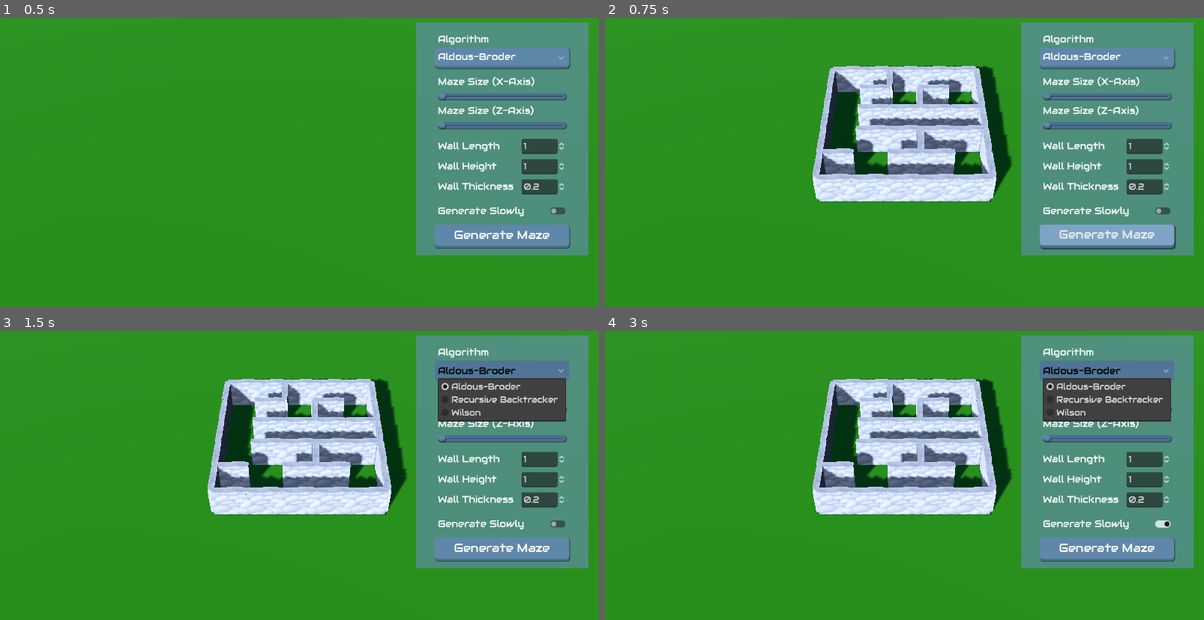
Above: before the commit, frames 1-4 (two rows, left to right).
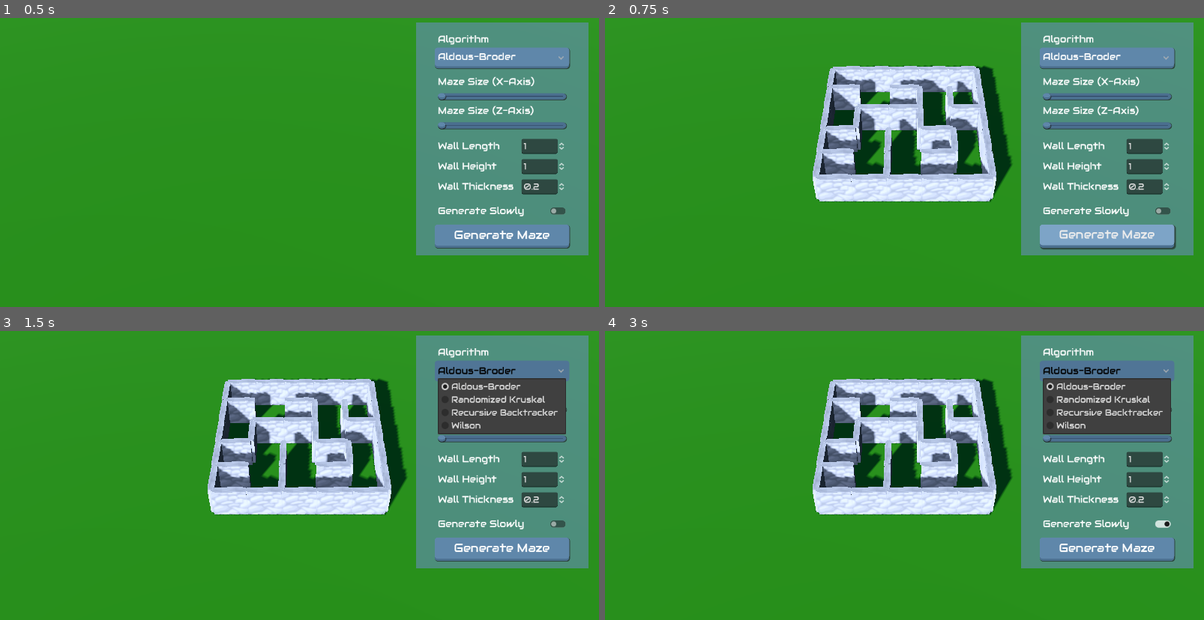
Above: after the commit, the same moments.

Repository: GuiBDBello/godot-maze-generator
Game: Godot game, scene res://scenes/playable/game.tscn
Two runs of this game, one before a commit and one after it. Both use one fixed random seed, a clock stepped at 60 frames per second and the inputs below.
Inputs (mouse positions are in pixels of both pictures, inside the frame that each line leads up to):
- Up to frame 1 (0.5 s): no input
- Up to frame 2 (0.75 s): click "Generate Maze" at 0.5 s
- Up to frame 3 (1.5 s): click "Aldous-Broder" at 1.25 s
- Up to frame 4 (3 s): click (1162, 524) at 2 s; click "Aldous-Broder" at 2.75 s

Frame 1 is identical in both runs. In frame 2, 4.9% of the frame differs, in the area x 36-64%, y 17-55%; in frame 3, 6.2%, in the area x 36-95%, y 17-55%; in frame 4, 6.2%.

Commit message:
Add Randomized Kruskal maze generation algorithm

Diff:
--- a/scenes/maze/maze_generator/aldous_broder/aldous_broder.gd
+++ b/scenes/maze/maze_generator/aldous_broder/aldous_broder.gd
@@ -2,11 +2,11 @@
 
 
 func generate_maze(maze: Maze, is_generated_slowly: bool) -> void:
-	super.center_maze_on_screen(maze.width, maze.height, maze.wall_length)
+	super.center_maze_on_screen(maze)
 
 	var maze_grid: Array[Array] = super.generate_grid(maze)
 
-	var current_cell: MazeCell = super.get_random_cell(maze_grid, maze.width, maze.height)
+	var current_cell: MazeCell = super.get_random_cell(maze_grid)
 	current_cell.visit()
 
 	var unvisited_cell_amount: int = (maze.width * maze.height) - 1
--- a/scenes/maze/maze_generator/maze_generator.gd
+++ b/scenes/maze/maze_generator/maze_generator.gd
@@ -1,18 +1,21 @@
 class_name MazeGenerator extends Node3D
-
 
 const MAZE_CELL: PackedScene = preload("res://scenes/maze/maze_cell.tscn")
 
 var rng: RandomNumberGenerator = RandomNumberGenerator.new()
 
 
+func _ready() -> void:
+	rng.randomize()
+
+
 func generate_maze(maze: Maze, is_generated_slowly: bool) -> void:
 	push_error("UNIMPLEMENTED ERROR: MazeGenerator.generate_maze()")
 
 
-func center_maze_on_screen(maze_width: int, maze_height: int, maze_wall_length: int) -> void:
-	var maze_position_x: int = ((maze_width * maze_wall_length) - maze_wall_length)
-	var maze_position_z: int = ((maze_height * maze_wall_length) - maze_wall_length)
+func center_maze_on_screen(maze: Maze) -> void:
+	var maze_position_x: int = ((maze.width * maze.wall_length) - maze.wall_length)
+	var maze_position_z: int = ((maze.height * maze.wall_length) - maze.wall_length)
 	self.set_position(Vector3(-maze_position_x, 0, -maze_position_z))
 
 
@@ -33,9 +36,9 @@
 	return maze_grid
 
 
-func get_random_cell(maze_grid: Array[Array], maze_width: int, maze_height: int) -> MazeCell:
-	var cell_x_axis: int = rng.randi_range(0, maze_width - 1)
-	var cell_y_axis: int = rng.randi_range(0, maze_height - 1)
+func get_random_cell(maze_grid: Array[Array]) -> MazeCell:
+	var cell_x_axis: int = rng.randi_range(0, maze_grid.size() - 1)
+	var cell_y_axis: int = rng.randi_range(0, maze_grid[0].size() - 1)
 
 	return maze_grid[cell_x_axis][cell_y_axis]
 
--- a/scenes/maze/maze_generator/randomized_kruskal/randomized_kruskal.gd
+++ b/scenes/maze/maze_generator/randomized_kruskal/randomized_kruskal.gd
@@ -1,19 +1,53 @@
 extends MazeGenerator
 
+var cell_list: Array[Array] = []
 
-const MAZE_WALL: PackedScene = preload("res://scenes/maze/maze_wall.tscn")
+var cell_sets: Dictionary = {}
+
+
+func _ready() -> void:
+	rng.randomize()
 
 
 func generate_maze(maze: Maze, is_generated_slowly: bool) -> void:
-	var wall_list: Array = generate_wall_list(maze.width, maze.height)
+	super.center_maze_on_screen(maze)
+
+	var maze_grid: Array[Array] = super.generate_grid(maze)
+
+	for x: int in maze_grid.size():
+		for y: int in maze_grid[x].size():
+			var cell: MazeCell = maze_grid[x][y]
+
+			# Generate the walls between cells
+			var neighbours: Array[MazeCell] = super.find_neighbours(cell, maze_grid)
+			for neighbour: MazeCell in neighbours:
+				cell_list.append([cell, neighbour])
+
+			# Initialize sets for each cell
+			cell_sets[cell] = cell
+
+	cell_list.shuffle()
+
+	for cell in cell_list:
+		var current_cell: MazeCell = cell[0]
+		var neighbour: MazeCell = cell[1]
+
+		if self.find_set(current_cell) != self.find_set(neighbour):
+			super.remove_walls_between(current_cell, neighbour)
+			self.join_cell_sets(current_cell, neighbour)
+
+			if is_generated_slowly:
+				await get_tree().create_timer(0.05).timeout
 
 
-func generate_wall_list(width: int, height: int) -> Array:
-	var wall_list: Array = []
+func find_set(cell: MazeCell) -> MazeCell:
+	if cell_sets[cell] != cell:
+		cell_sets[cell] = self.find_set(cell_sets[cell])
+	return cell_sets[cell]
 
-	var maze_size: int = width * height
-	for i: int in maze_size:
-		var maze_wall = MAZE_WALL.instantiate()
-		wall_list.push_back(maze_wall)
 
-	return wall_list
+func join_cell_sets(cell: MazeCell, neighbour: MazeCell) -> void:
+	var cell1: MazeCell = self.find_set(cell)
+	var cell2: MazeCell = self.find_set(neighbour)
+	if cell1 != cell2:
+		cell_sets[cell2] = cell1
--- a/scenes/maze/maze_generator/recursive_backtracker/recursive_backtracker.gd
+++ b/scenes/maze/maze_generator/recursive_backtracker/recursive_backtracker.gd
@@ -2,13 +2,13 @@
 
 
 func generate_maze(maze: Maze, is_generated_slowly: bool) -> void:
-	super.center_maze_on_screen(maze.width, maze.height, maze.wall_length)
+	super.center_maze_on_screen(maze)
 
 	var maze_grid: Array[Array] = await super.generate_grid(maze)
 
 	var cell_stack: Array[MazeCell] = []
 
-	var initial_cell: MazeCell = super.get_random_cell(maze_grid, maze.width, maze.height)
+	var initial_cell: MazeCell = super.get_random_cell(maze_grid)
 	initial_cell.visit()
 	cell_stack.push_back(initial_cell)
 
--- a/scenes/maze/maze_generator/wilson/wilson.gd
+++ b/scenes/maze/maze_generator/wilson/wilson.gd
@@ -2,20 +2,20 @@
 
 
 func generate_maze(maze: Maze, is_generated_slowly: bool) -> void:
-	super.center_maze_on_screen(maze.width, maze.height, maze.wall_length)
+	super.center_maze_on_screen(maze)
 
 	var maze_grid: Array[Array] = super.generate_grid(maze)
 
 	var unvisited_cell_amount: int = maze.width * maze.height
 
-	var initial_cell: MazeCell = super.get_random_cell(maze_grid, maze.width, maze.height)
+	var initial_cell: MazeCell = super.get_random_cell(maze_grid)
 	initial_cell.visit()
 	unvisited_cell_amount -= 1
 
 	while unvisited_cell_amount > 0:
-		var current_cell: MazeCell = super.get_random_cell(maze_grid, maze.width, maze.height)
+		var current_cell: MazeCell = super.get_random_cell(maze_grid)
 		while current_cell.is_visited:
-			current_cell = super.get_random_cell(maze_grid, maze.width, maze.height)
+			current_cell = super.get_random_cell(maze_grid)
 
 		var cell_neighbours: Array = super.find_neighbours(current_cell, maze_grid)
 		var current_neighbour: MazeCell = cell_neighbours.pick_random()
--- a/scenes/playable/game.tscn
+++ b/scenes/playable/game.tscn
@@ -1,6 +1,7 @@
-[gd_scene load_steps=16 format=3 uid="uid://b5ptabdfgohvv"]
+[gd_scene load_steps=17 format=3 uid="uid://b5ptabdfgohvv"]
 
 [ext_resource type="Script" path="res://scenes/playable/game.gd" id="1_fpj1e"]
+[ext_resource type="PackedScene" uid="uid://82b172eq2ayj" path="res://scenes/maze/maze_generator/randomized_kruskal/randomized_kruskal.tscn" id="2_qtd5j"]
 [ext_resource type="PackedScene" uid="uid://c2vh3d2n372po" path="res://scenes/maze/maze_generator/recursive_backtracker/recursive_backtracker.tscn" id="2_t4y1x"]
 [ext_resource type="Shader" path="res://shaders/sky.gdshader" id="2_twyl1"]
 [ext_resource type="PackedScene" uid="uid://cc3km6e3rn7ns" path="res://scenes/maze/maze_generator/aldous_broder/aldous_broder.tscn" id="3_6krv0"]
@@ -37,7 +38,7 @@
 
 [node name="Game" type="Node"]
 script = ExtResource("1_fpj1e")
-maze_generation_algorithms = Array[PackedScene]([ExtResource("3_6krv0"), ExtResource("2_t4y1x"), ExtResource("3_shqtx")])
+maze_generation_algorithms = Array[PackedScene]([ExtResource("3_6krv0"), ExtResource("2_qtd5j"), ExtResource("2_t4y1x"), ExtResource("3_shqtx")])
 
 [node name="Scenario" type="Node" parent="."]
 
